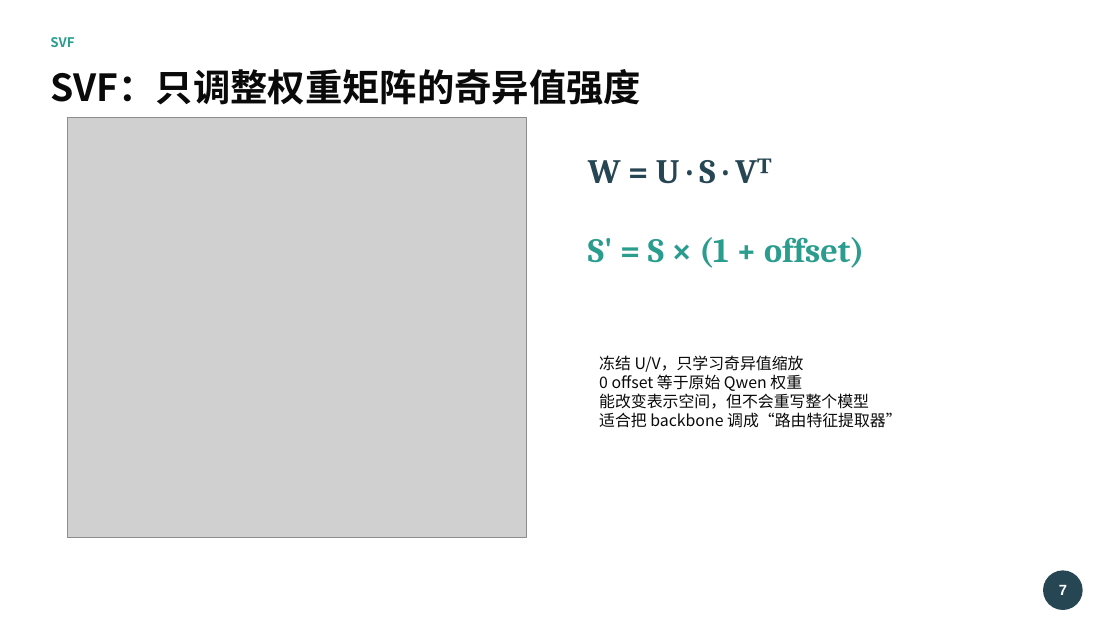
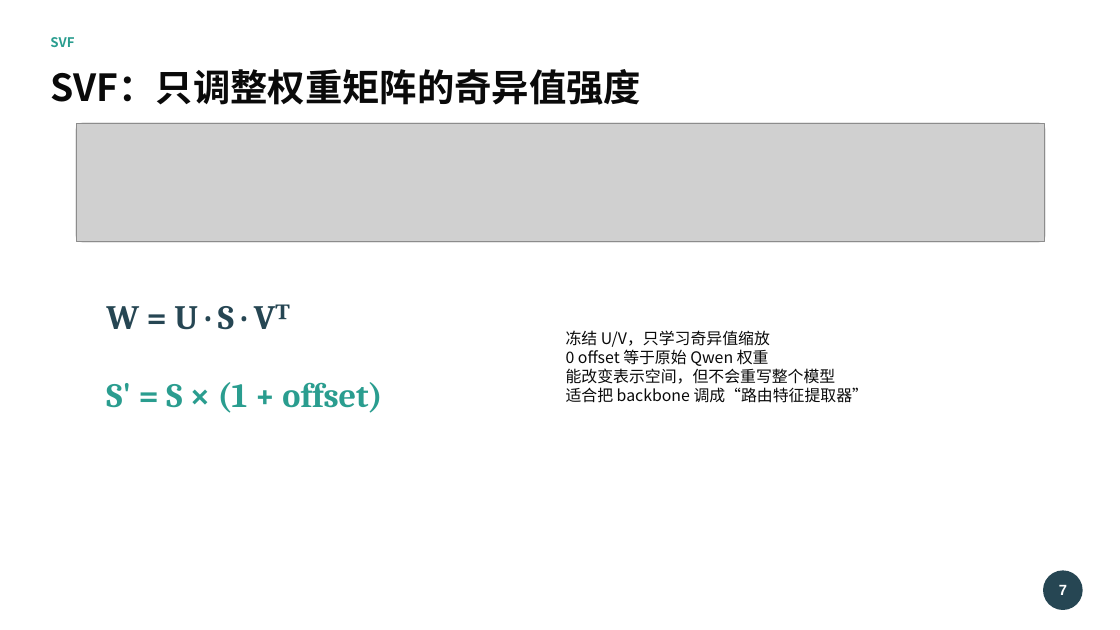
Before and after one commit to luckfu/OpenFugu, a slide deck: slide 7 of slides/output/openfugu_principles_training_cost.pptx. Drawn at 1120x630 pixels with LibreOffice and Linux fonts; fonts in the diff are those of the drawing; grey boxes stand for pictures. Boxes give left, top, right and bottom in pixels: in the first picture for what was removed or moved away, otherwise in the second. Text is boxed around its words. In the diff, an @@ line names an element or a change of style, - is before the commit and + after.

Commit message:
Fix presentation image aspect ratios

```diff
--- a/slides/output/openfugu_principles_training_cost.pptx
+++ b/slides/output/openfugu_principles_training_cost.pptx
@@ picture resized from (x1=67, y1=118, x2=526, y2=538) to (x1=76, y1=123, x2=1045, y2=242) @@
@@ rounded rectangle added at (x1=76, y1=123, x2=1045, y2=242), fill #FFFFFF, outline #D4D4D4 1 pt @@
@@ text "W = U · S ..." moved from (x1=588, y1=158, x2=771, y2=184) to (x1=106, y1=304, x2=290, y2=330) @@
@@ text "冻结 U/V，只学习奇异值缩放" moved from (x1=599, y1=355, x2=902, y2=428) to (x1=566, y1=330, x2=869, y2=403) @@
@@ text "S' = S × (1 ..." moved from (x1=588, y1=237, x2=864, y2=268) to (x1=106, y1=382, x2=382, y2=413) @@
```
Also in this commit, not shown: 4 other slides changed, 1 other file.
